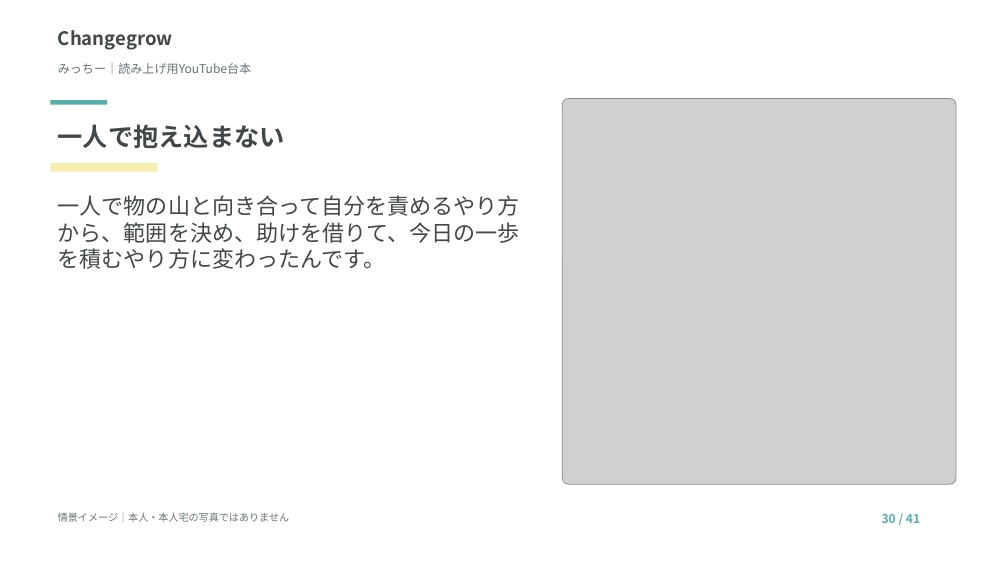
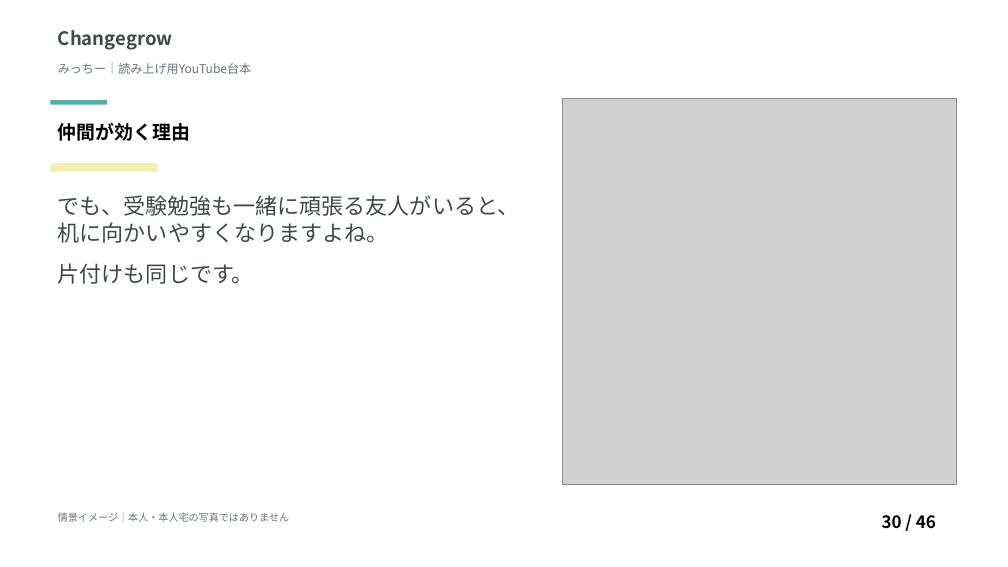
Before and after one commit to tanakayuc/static-pages, a slide deck: slide 30 of nakata-micchi-youtube-script/読み上げ台本.pptx. Drawn at 1008x567 pixels with LibreOffice and Linux fonts; fonts in the diff are those of the drawing; grey boxes stand for pictures. Boxes give left, top, right and bottom in pixels: in the first picture for what was removed or moved away, otherwise in the second. Text is boxed around its words. In the diff, an @@ line names an element or a change of style, - is before the commit and + after.

```diff
--- a/nakata-micchi-youtube-script/読み上げ台本.pptx
+++ b/nakata-micchi-youtube-script/読み上げ台本.pptx
@@ text at (58,122,190,141): text changed; size 24 to 18 pt; text colour #42484A to #000000; bold off @@
-一人で抱え込まない
+仲間が効く理由
@@ text at (58,195,520,284): text changed @@
-一人で物の山と向き合って自分を責めるやり方から、範囲を決め、助けを借りて、今日の一歩を積むやり方に変わったんです。
+でも、受験勉強も一緒に頑張る友人がいると、机に向かいやすくなりますよね。
+片付けも同じです。
@@ text at (882,515,936,529): text changed; size 11.5 to 16.2 pt; text colour #55AFA9 to #000000; bold off @@
-30 / 41
+30 / 46
```
Also in this commit, not shown: 40 other slides changed, 5 slides added, 1 other file.
